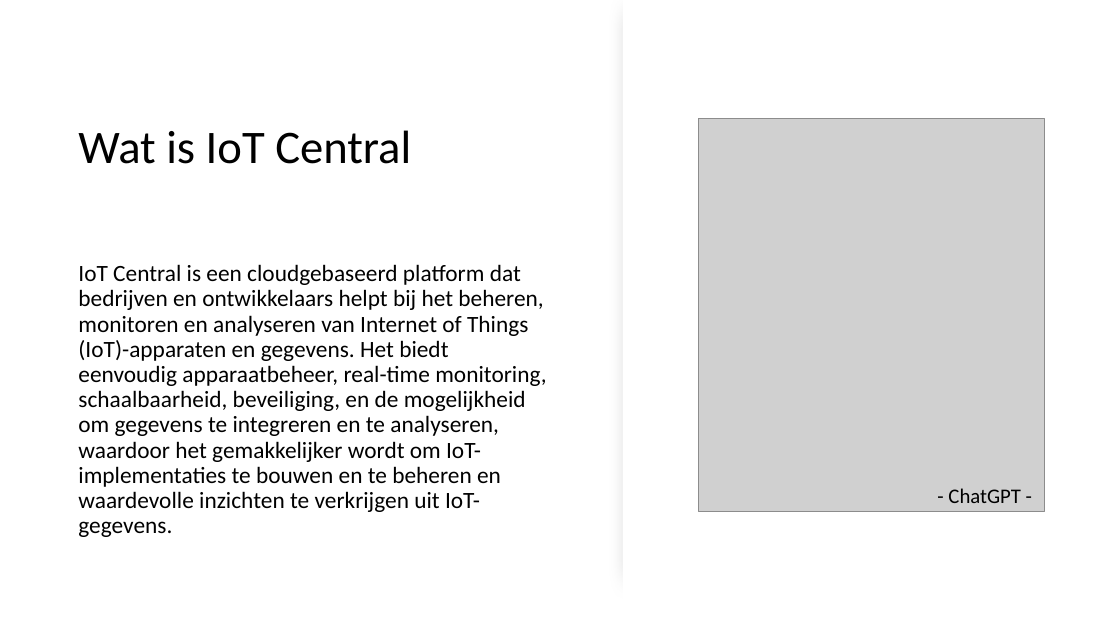
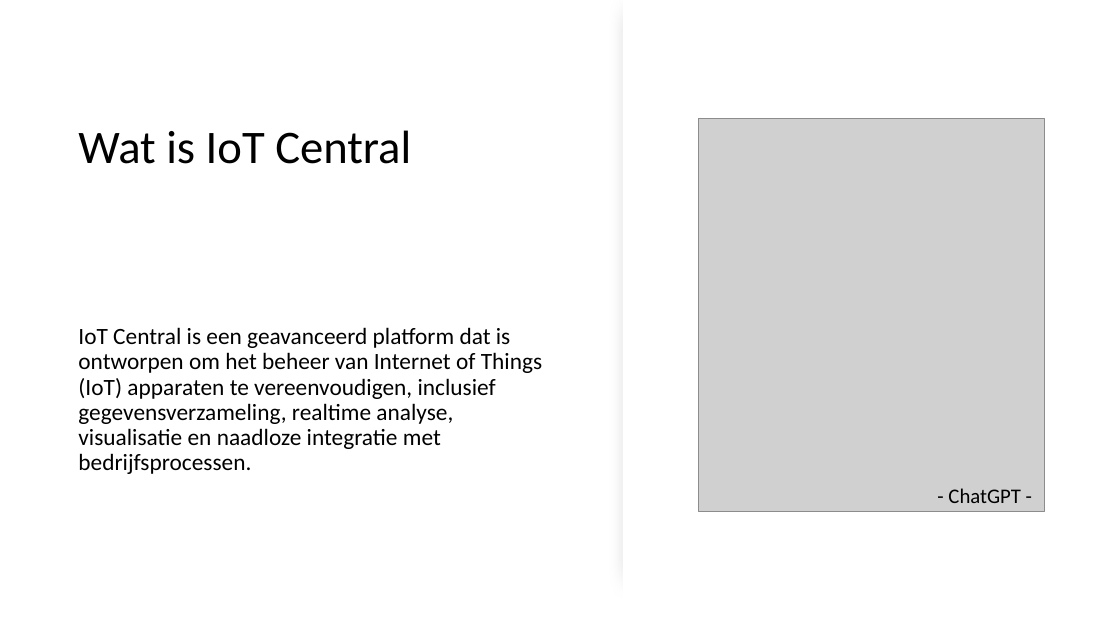
Before and after one commit to thomasgodon/DevCruiseTalk2023, a slide deck: slide 2 of .ppt/Azure Iot Central.pptx. Drawn at 1120x630 pixels with LibreOffice and Linux fonts; fonts in the diff are those of the drawing; grey boxes stand for pictures. Boxes give left, top, right and bottom in pixels: in the first picture for what was removed or moved away, otherwise in the second. Text is boxed around its words. In the diff, an @@ line names an element or a change of style, - is before the commit and + after.

```diff
--- a/.ppt/Azure Iot Central.pptx
+++ b/.ppt/Azure Iot Central.pptx
@@ text at box(78, 327, 542, 474): text changed @@
-IoT Central is een cloudgebaseerd platform dat bedrijven en ontwikkelaars helpt bij het beheren, monitoren en analyseren van Internet of Things (IoT)-apparaten en gegevens. Het biedt eenvoudig apparaatbeheer, real-time monitoring, schaalbaarheid, beveiliging, en de mogelijkheid om gegevens te integreren en te analyseren, waardoor het gemakkelijker wordt om IoT-implementaties te bouwen en te beheren en waardevolle inzichten te verkrijgen uit IoT-gegevens.
+IoT Central is een geavanceerd platform dat is ontworpen om het beheer van Internet of Things (IoT) apparaten te vereenvoudigen, inclusief gegevensverzameling, realtime analyse, visualisatie en naadloze integratie met bedrijfsprocessen.
```
Also in this commit, not shown: 5 other slides changed, 2 slides added, 1 slide removed, 1 other file.
